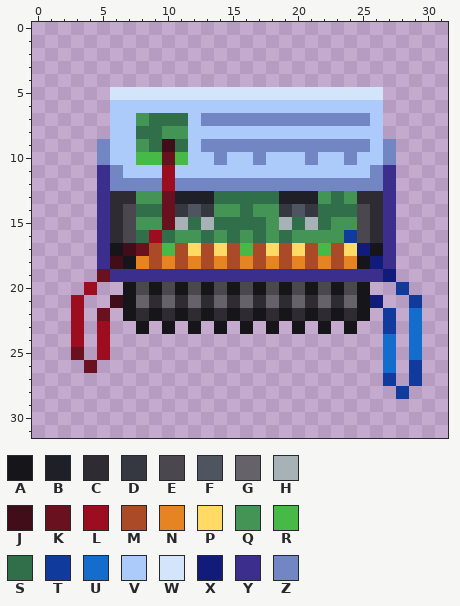
Pixel-art sprite: Resources/Textures/Structures/Wallmounts/air_monitors.rsi/alarmx.png. Above, as it was before the edit.
The file is 32x32 pixels.
Palette (. is transparent): A #15151a  B #1f1f28  C #2e2b33  D #353841  E #4b474f  F #4f5461  G #666269  H #a7b2b6  J #400d19  K #69111f  L #9c0e1f  M #ab4a27  N #e68422  P #ffdb66  Q #449455  R #46b946  S #316e4a  T #103a9c  U #146dcc  V #accafa  W #d2e5fa  X #111c7a  Y #3c2e8c  Z #7286c4
Pixels before, first column x 3:
 5 ...WWWWWWWWWWWWWWWWWWWWW...
 6 ...VVVVVVVVVVVVVVVVVVVVV...
 7 ...VVQSSSVZZZZZZZZZZZZZV...
 8 ...VVSSQQVVVVVVVVVVVVVVV...
 9 ..ZVVQSJSVZZZZZZZZZZZZZVZ..
10 ..ZVVRRKRVVZVVZVVVZVVZVVZ..
11 ..YZVVVLVVVVVVVVVVVVVVVZY..
12 ..YZZZZLZZZZZZZZZZZZZZZZY..
13 ..YCCQQKBBBSSSSSBBBQSQCCY..
14 ..YCESSKDFDQQSQQDFDSSSECY..
15 ..YCEQQKHSHSSSSQHSHSQQECY..
16 ..YCESLSQQSQSQSQSQQQQTECY..
17 ..YAJKMRMPMPMRMPMPMRMPXAY..
18 ..YJANMNMNMNMNMNMNMNMNAXY..
19 ..KYYYYYYYYYYYYYYYYYYYYYX..
20 .L..AEAEAEAEAEAEAEAEAEA..T.
21 L..JAGCGCGCGCGCGCGCGCGAX..T
22 L.K.ACACACACACACACACACA.T.U
23 L.L..A.A.A.A.A.A.A.A.A..T.U
24 L.L.....................U.U
25 K.L.....................U.U
26 .K......................U.T
27 ........................T.T
28 .........................T.
And afterwards:
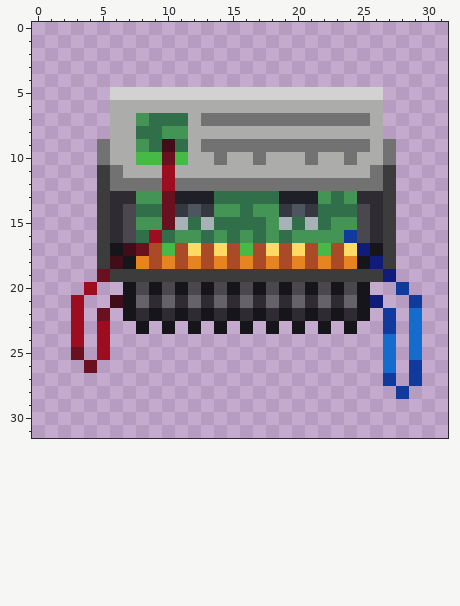
Edits made:
colour V: #accafa -> #acacaa
colour W: #d2e5fa -> #d2d2d2
colour Y: #3c2e8c -> #3c3c3c
colour Z: #7286c4 -> #727272
